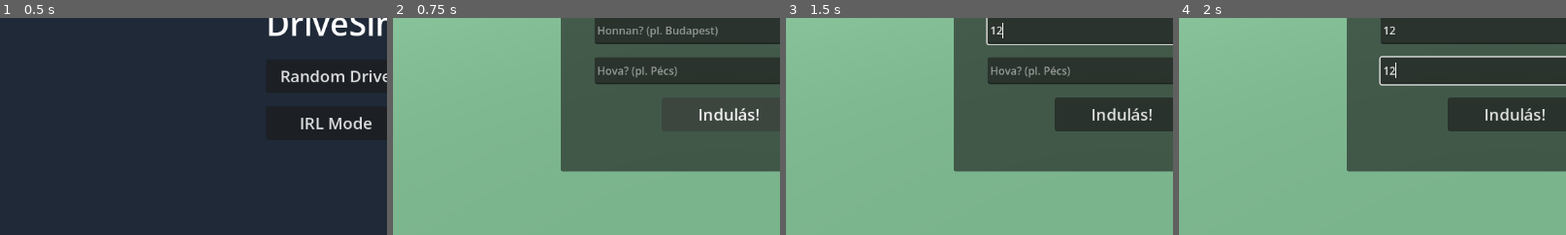
Above: before the commit, frames 1-4 (left to right).
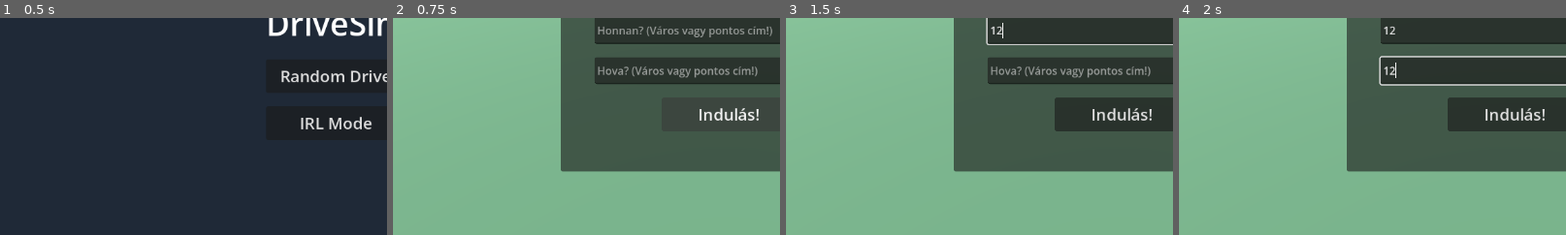
Above: after the commit, the same moments.

Repository: H3AD5H0TPlay/driveSim
Game: Godot game, scene res://scenes/UI/MainMenu.tscn
The game is run twice, just before and just after one commit, with the same random seed, the same clock (stepped at 60 frames per second) and the same inputs.
Inputs (mouse positions are % of the whole screen's width and height, from its top left):
- Up to frame 1 (0.5 s): no input
- Up to frame 2 (0.75 s): click "IRL Mode" at 0.5 s
- Up to frame 3 (1.5 s): click (50, 41) at 1.27 s; type "12" at 1.35 s
- Up to frame 4 (2 s): click (50, 50) at 1.5 s; type "12" at 1.58 s
The pictures show only the part of the screen within x 7-57%, y 38-88%; the shares and areas given below are measured in that part.

Frame 1 is identical in both runs. In frame 2, 1.3% of the frame differs, in the area x 62-98%, y 3-28%; in frame 3, 0.7%; in frame 4, nothing differs.

Commit message:
Improve IRL mode settlement accuracy and update UI placeholders

Diff:
--- a/scenes/World/IRLMode.gd
+++ b/scenes/World/IRLMode.gd
@@ -168,7 +168,7 @@
 func _fetch_settlements_async(coords: Array, base_text: String):
 	var panel_label = $DrivingUI/ItineraryPanel/RichTextLabel
 
-	# Mintavételezés kb. minden 10 km-en, hogy ne terheljük túl az API-t
+	# Mintavételezés sűrűbben (minden 3 km-en), hogy kevesebb település maradjon ki
 	var sample_coords = []
 	var accumulated_dist = 0.0
 	sample_coords.append(coords[0])
@@ -177,7 +177,7 @@
 		var p2 = Vector2(float(coords[i][0]), float(coords[i][1]))
 		var d = p1.distance_to(p2) * 111.0 # kb. távolság km-ben
 		accumulated_dist += d
-		if accumulated_dist >= 10.0:
+		if accumulated_dist >= 3.0:
 			sample_coords.append(coords[i])
 			accumulated_dist = 0.0
 	sample_coords.append(coords[coords.size()-1])
@@ -204,9 +204,10 @@
 				var place = ""
 				if data is Dictionary and data.has("address"):
 					var addr = data["address"]
-					if addr.has("city"): place = addr["city"]
+					# Előnyben részesítjük a pontosabb településeket
+					if addr.has("village"): place = addr["village"]
 					elif addr.has("town"): place = addr["town"]
-					elif addr.has("village"): place = addr["village"]
+					elif addr.has("city"): place = addr["city"]
 					elif addr.has("municipality"): place = addr["municipality"]
 
 				if place != "" and not added_places.has(place):
--- a/scenes/World/IRLMode.tscn
+++ b/scenes/World/IRLMode.tscn
@@ -76,7 +76,7 @@
 offset_top = 70.0
 offset_right = 450.0
 offset_bottom = 110.0
-placeholder_text = "Honnan? (pl. Budapest)"
+placeholder_text = "Honnan? (Város vagy pontos cím!)"
 
 [node name="EndInput" type="LineEdit" parent="UI/Panel"]
 layout_mode = 0
@@ -84,7 +84,7 @@
 offset_top = 130.0
 offset_right = 450.0
 offset_bottom = 170.0
-placeholder_text = "Hova? (pl. Pécs)"
+placeholder_text = "Hova? (Város vagy pontos cím!)"
 
 [node name="DriveButton" type="Button" parent="UI/Panel"]
 layout_mode = 0
